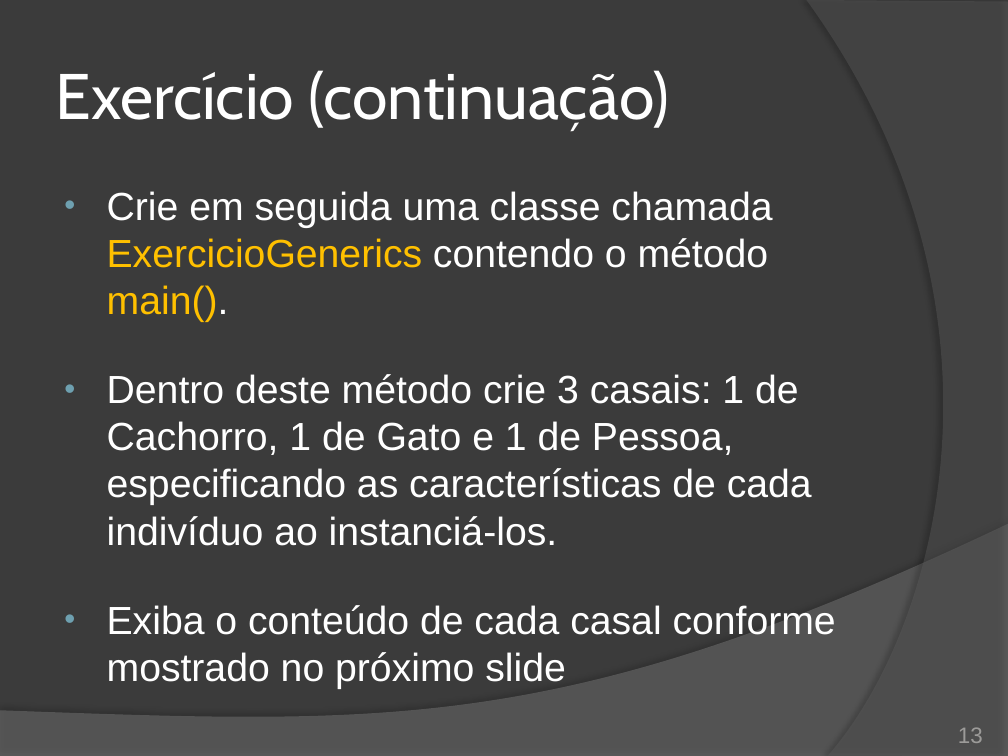
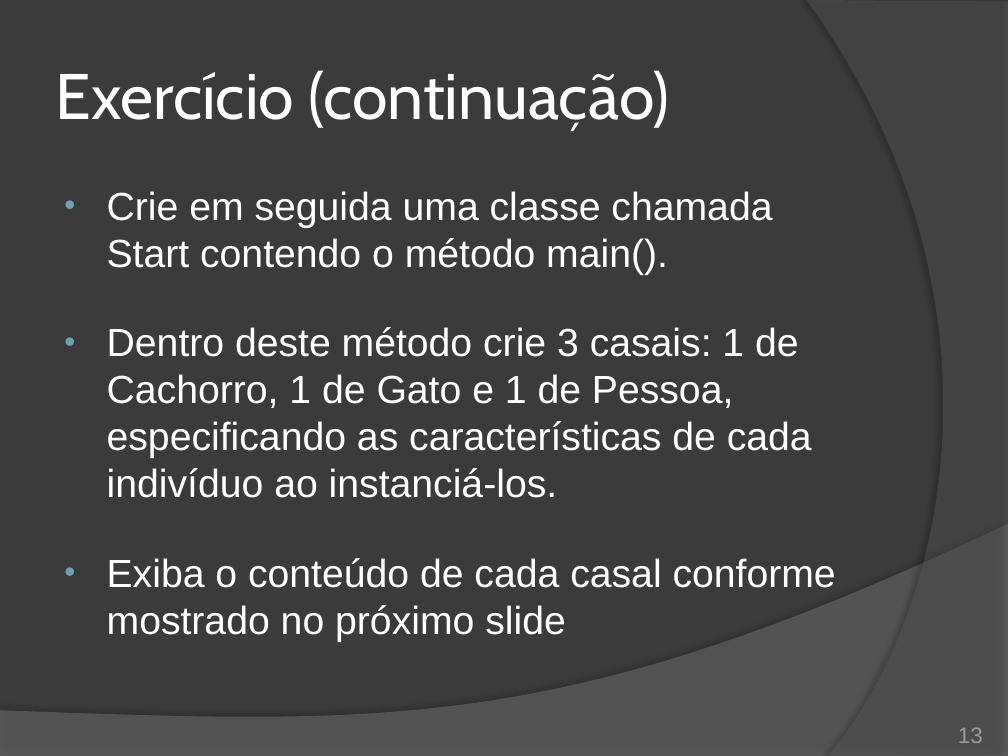
Before and after one commit to duchesqui/slzvieira-training, a slide deck: slide 13 of 2-Java-Programmer-Modulo-II/08.Capitulo02.pptx. Drawn at 1008x756 pixels with LibreOffice and Linux fonts; fonts in the diff are those of the drawing. Boxes give left, top, right and bottom in pixels: in the first picture for what was removed or moved away, otherwise in the second. Text is boxed around its words. In the diff, an @@ line names an element or a change of style, - is before the commit and + after.

```diff
--- a/2-Java-Programmer-Modulo-II/08.Capitulo02.pptx
+++ b/2-Java-Programmer-Modulo-II/08.Capitulo02.pptx
@@ text at [107,191,772,275]: text changed @@
-• Crie em seguida uma classe chamada ExercicioGenerics contendo o método main().
+• Crie em seguida uma classe chamada Start contendo o método main().
```
Also in this commit, not shown: 1 other slide changed, 7 other files.
